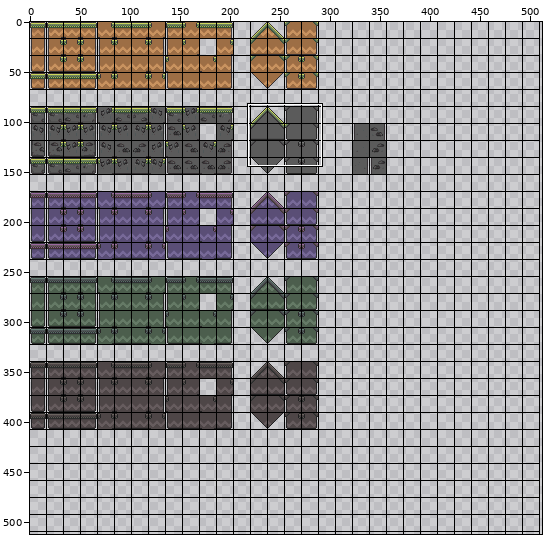
Sprite sheet: Fetzi/Assets/FetziImageAssets/Sprites/BlockRule.png. The first picture is a wide view before the edit; the outline marks the close-up.
Close-up. Old version:
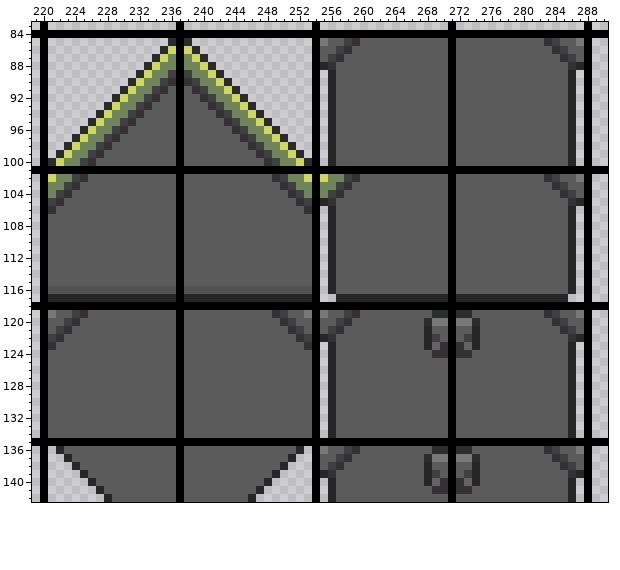
The file is 512x512 pixels. Pixels under 10% opacity are left out. Colours within 5 levels of each other are drawn and written as one. Shown: x 219..290, y 83..142.
The result:
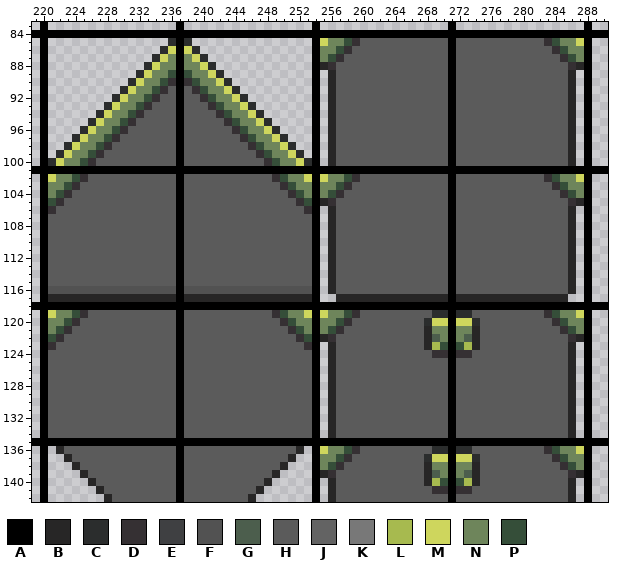
Palette (. is transparent): A #000000  B #272626  C #2b2d2d  D #353033  E #3f4042  F #525252  G #4c5e4d  H #5b5b5b  J #636363  K #787878  L #a7ba4f  M #ced65d  N #6e855b  P #354e39
Difference:
@@ x 219..290 @@
  84 AAAAAAAAAAAAAAAAAAAAAAAAAAAAAAAAAAAAAAAAAAAAAAAAAAAAAAAAAAAAAAAAAAAAAAAA
- 85 .A...............CAC...............AKHHEDHHHHHHHHHHHAHHHHHHHHHHHDEHHKA..
- 86 .A..............CMAMC..............AHHEDHHHHHHHHHHHHAHHHHHHHHHHHHDEHHA..
- 87 .A.............CMNANMC.............AHEDHHHHHHHHHHHHHAHHHHHHHHHHHHHDEHA..
+ 85 .A...............CAC...............AMNNPDHHHHHHHHHHHAHHHHHHHHHHHDPNNMA..
+ 86 .A..............CMAMC..............ANNPDHHHHHHHHHHHHAHHHHHHHHHHHHDPNNA..
+ 87 .A.............CMNANMC.............ANPDHHHHHHHHHHHHHAHHHHHHHHHHHHHDPNA..
  88 .A............CMNNANNMC............ABDHHHHHHHHHHHHHHAHHHHHHHHHHHHHHDBA..
- 89 .A...........CMNNEAENNMC...........A.BHHHHHHHHHHHHHHAHHHHHHHHHHHHHHB.A..
- 90 .A..........CMNNEDADENNMC..........A.BHHHHHHHHHHHHHHAHHHHHHHHHHHHHHB.A..
- 91 .A.........CMNNEDHAHDENNMC.........A.BHHHHHHHHHHHHHHAHHHHHHHHHHHHHHB.A..
- 92 .A........CMNNEDHHAHHDENNMC........A.BHHHHHHHHHHHHHHAHHHHHHHHHHHHHHB.A..
- 93 .A.......CMNNEDHHHAHHHDENNMC.......A.BHHHHHHHHHHHHHHAHHHHHHHHHHHHHHB.A..
- 94 .A......CMNNEDHHHHAHHHHDENNMC......A.BHHHHHHHHHHHHHHAHHHHHHHHHHHHHHB.A..
- 95 .A.....CMNNEDHHHHHAHHHHHDENNMC.....A.BHHHHHHHHHHHHHHAHHHHHHHHHHHHHHB.A..
- 96 .A....CMNNEDHHHHHHAHHHHHHDENNMC....A.BHHHHHHHHHHHHHHAHHHHHHHHHHHHHHB.A..
- 97 .A...CMNNEDHHHHHHHAHHHHHHHDENNMC...A.BHHHHHHHHHHHHHHAHHHHHHHHHHHHHHB.A..
- 98 .A..CMNNEDHHHHHHHHAHHHHHHHHDENNMC..A.BHHHHHHHHHHHHHHAHHHHHHHHHHHHHHB.A..
- 99 .A.CMNNEDHHHHHHHHHAHHHHHHHHHDENNMC.A.BHHHHHHHHHHHHHHAHHHHHHHHHHHHHHB.A..
-100 .ACMNNEDHHHHHHHHHHAHHHHHHHHHHDENNMCA.BHHHHHHHHHHHHHHAHHHHHHHHHHHHHHB.A..
+ 89 .A...........CMNNPAPNNMC...........A.BHHHHHHHHHHHHHHAHHHHHHHHHHHHHHB.A..
+ 90 .A..........CMNNPDADPNNMC..........A.BHHHHHHHHHHHHHHAHHHHHHHHHHHHHHB.A..
+ 91 .A.........CMNNPDHAHDPNNMC.........A.BHHHHHHHHHHHHHHAHHHHHHHHHHHHHHB.A..
+ 92 .A........CMNNPDHHAHHDPNNMC........A.BHHHHHHHHHHHHHHAHHHHHHHHHHHHHHB.A..
+ 93 .A.......CMNNPDHHHAHHHDPNNMC.......A.BHHHHHHHHHHHHHHAHHHHHHHHHHHHHHB.A..
+ 94 .A......CMNNPDHHHHAHHHHDPNNMC......A.BHHHHHHHHHHHHHHAHHHHHHHHHHHHHHB.A..
+ 95 .A.....CMNNPDHHHHHAHHHHHDPNNMC.....A.BHHHHHHHHHHHHHHAHHHHHHHHHHHHHHB.A..
+ 96 .A....CMNNPDHHHHHHAHHHHHHDPNNMC....A.BHHHHHHHHHHHHHHAHHHHHHHHHHHHHHB.A..
+ 97 .A...CMNNPDHHHHHHHAHHHHHHHDPNNMC...A.BHHHHHHHHHHHHHHAHHHHHHHHHHHHHHB.A..
+ 98 .A..CMNNPDHHHHHHHHAHHHHHHHHDPNNMC..A.BHHHHHHHHHHHHHHAHHHHHHHHHHHHHHB.A..
+ 99 .A.CMNNPDHHHHHHHHHAHHHHHHHHHDPNNMC.A.BHHHHHHHHHHHHHHAHHHHHHHHHHHHHHB.A..
+100 .ACMNNPDHHHHHHHHHHAHHHHHHHHHHDPNNMCA.BHHHHHHHHHHHHHHAHHHHHHHHHHHHHHB.A..
 101 AAAAAAAAAAAAAAAAAAAAAAAAAAAAAAAAAAAAAAAAAAAAAAAAAAAAAAAAAAAAAAAAAAAAAAAA
-102 .AMNNEDHHHHHHHHHHHAHHHHHHHHHHHDENNMAMNNEDHHHHHHHHHHHAHHHHHHHHHHHDEHHKA..
-103 .ANNEDHHHHHHHHHHHHAHHHHHHHHHHHHDENNANNEDHHHHHHHHHHHHAHHHHHHHHHHHHDEHHA..
-104 .ANEDHHHHHHHHHHHHHAHHHHHHHHHHHHHDENANEDHHHHHHHHHHHHHAHHHHHHHHHHHHHDEHA..
-105 .AEDHHHHHHHHHHHHHHAHHHHHHHHHHHHHHDEABDHHHHHHHHHHHHHHAHHHHHHHHHHHHHHDBA..
+102 .AMNNPDHHHHHHHHHHHAHHHHHHHHHHHDPNNMAMNNPDHHHHHHHHHHHAHHHHHHHHHHHDPNNMA..
+103 .ANNPDHHHHHHHHHHHHAHHHHHHHHHHHHDPNNANNPDHHHHHHHHHHHHAHHHHHHHHHHHHDPNNA..
+104 .ANPDHHHHHHHHHHHHHAHHHHHHHHHHHHHDPNANPDHHHHHHHHHHHHHAHHHHHHHHHHHHHDPNA..
+105 .APDHHHHHHHHHHHHHHAHHHHHHHHHHHHHHDPABDHHHHHHHHHHHHHHAHHHHHHHHHHHHHHDBA..
 106 .ADHHHHHHHHHHHHHHHAHHHHHHHHHHHHHHHDA.BHHHHHHHHHHHHHHAHHHHHHHHHHHHHHB.A..
@@ x 219..290 @@
 118 AAAAAAAAAAAAAAAAAAAAAAAAAAAAAAAAAAAAAAAAAAAAAAAAAAAAAAAAAAAAAAAAAAAAAAAA
-119 .AKHHEDHHHHHHHHHHHAHHHHHHHHHHHDEHHKAKHHEDHHHHHHHHHCCACCHHHHHHHHHDEHHKA..
-120 .AHHEDHHHHHHHHHHHHAHHHHHHHHHHHHDEHHAHHEDHHHHHHHHHCKKAKKCHHHHHHHHHDEHHA..
-121 .AHEDHHHHHHHHHHHHHAHHHHHHHHHHHHHDEHAHEDHHHHHHHHHHBHHAHHBHHHHHHHHHHDEHA..
-122 .AEDHHHHHHHHHHHHHHAHHHHHHHHHHHHHHDEABDHHHHHHHHHHHBEHAHEBHHHHHHHHHHHDBA..
-123 .ADHHHHHHHHHHHHHHHAHHHHHHHHHHHHHHHDA.BHHHHHHHHHHHBJDADJBHHHHHHHHHHHB.A..
+119 .AMNNPDHHHHHHHHHHHAHHHHHHHHHHHDPNNMAMNNPDHHHHHHHHHCCACCHHHHHHHHHDPNNMA..
+120 .ANNPDHHHHHHHHHHHHAHHHHHHHHHHHHDPNNANNPDHHHHHHHHHCMMAMMCHHHHHHHHHDPNNA..
+121 .ANPDHHHHHHHHHHHHHAHHHHHHHHHHHHHDPNANPDHHHHHHHHHHBNNANNBHHHHHHHHHHDPNA..
+122 .APDHHHHHHHHHHHHHHAHHHHHHHHHHHHHHDPABDHHHHHHHHHHHBGNANGBHHHHHHHHHHHDBA..
+123 .ADHHHHHHHHHHHHHHHAHHHHHHHHHHHHHHHDA.BHHHHHHHHHHHBLPAPLBHHHHHHHHHHHB.A..
 124 .AHHHHHHHHHHHHHHHHAHHHHHHHHHHHHHHHHA.BHHHHHHHHHHHHDDADDHHHHHHHHHHHHB.A..
@@ x 253..289 @@
 135 AAAAAAAAAAAAAAAAAAAAAAAAAAAAAAAAAAAAA
-136 .AKHHEDHHHHHHHHHCCACCHHHHHHHHHDEHHKA.
-137 .AHHEDHHHHHHHHHCKKAKKCHHHHHHHHHDEHHA.
-138 .AHEDHHHHHHHHHHBHHAHHBHHHHHHHHHHDEHA.
-139 .ABDHHHHHHHHHHHBEHAHEBHHHHHHHHHHHDBA.
-140 .A.BHHHHHHHHHHHBJDADJBHHHHHHHHHHHB.A.
+136 .AMNNPDHHHHHHHHHCCACCHHHHHHHHHDPNNMA.
+137 .ANNPDHHHHHHHHHCMMAMMCHHHHHHHHHDPNNA.
+138 .ANPDHHHHHHHHHHBNNANNBHHHHHHHHHHDPNA.
+139 .ABDHHHHHHHHHHHBGNANGBHHHHHHHHHHHDBA.
+140 .A.BHHHHHHHHHHHBLPAPLBHHHHHHHHHHHB.A.
 141 .A.BHHHHHHHHHHHHDDADDHHHHHHHHHHHHB.A.
